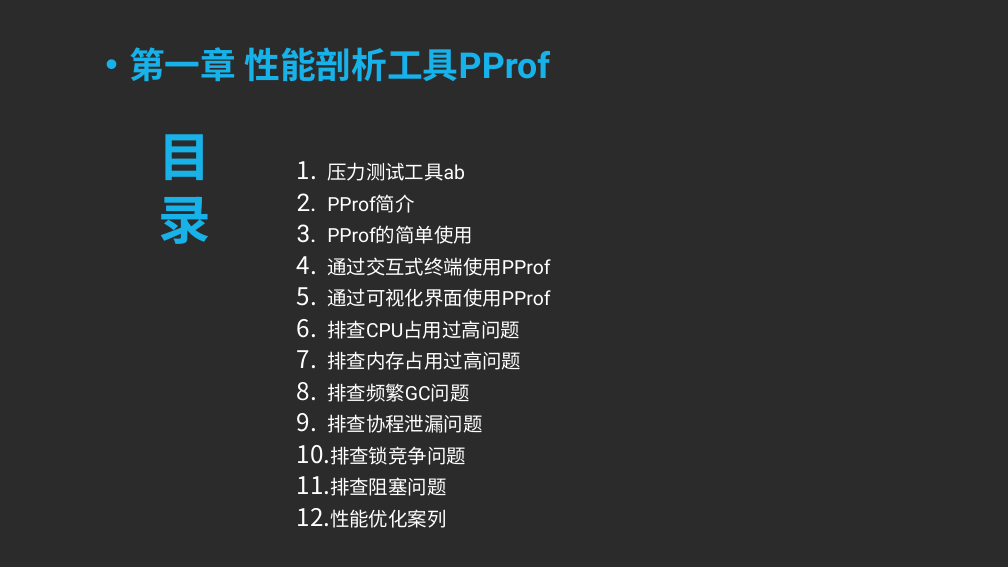
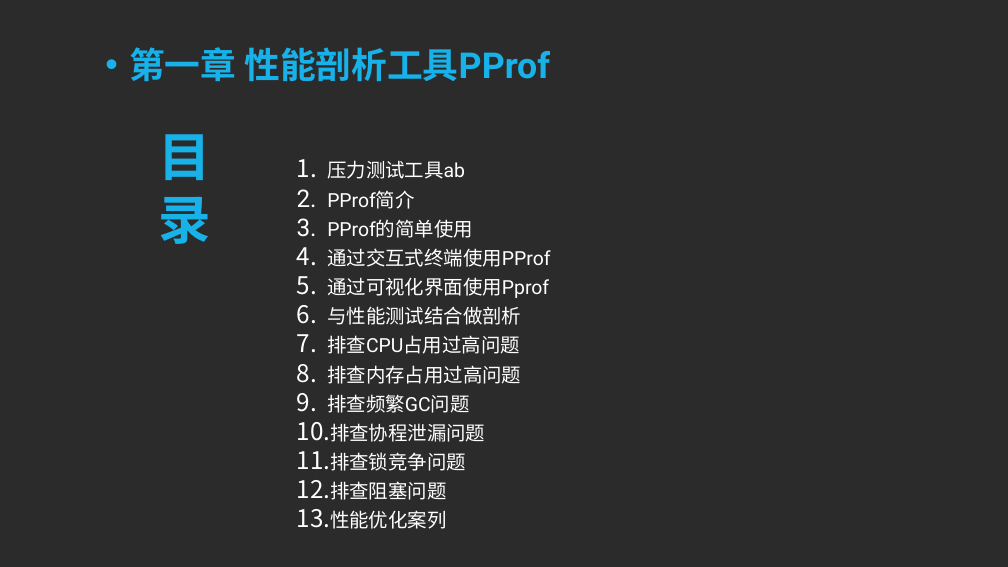
Before and after one commit to sqc157400661/Snail, a slide deck: slide 6 of Go专题系列/性能分析和优化专题/性能分析和优化专题.pptx. Drawn at 1008x567 pixels with LibreOffice and Linux fonts; fonts in the diff are those of the drawing; background and template pictures are left out; a plain dark background stands for a picture behind light text. Boxes give left, top, right and bottom in pixels: in the first picture for what was removed or moved away, otherwise in the second. Text is boxed around its words. In the diff, an @@ line names an element or a change of style, - is before the commit and + after.

```diff
--- a/Go专题系列/性能分析和优化专题/性能分析和优化专题.pptx
+++ b/Go专题系列/性能分析和优化专题/性能分析和优化专题.pptx
@@ text at bbox=[327, 160, 550, 529]: line spacing 0.9 to 0.8 @@
@@ text at bbox=[327, 277, 549, 325]: text changed @@
-5. 通过可视化界面使用PProf
+5. 通过可视化界面使用Pprof
+6. 与性能测试结合做剖析
```
Also in this commit, not shown: 8 other slides changed, 18 slides added, 13 other files.
